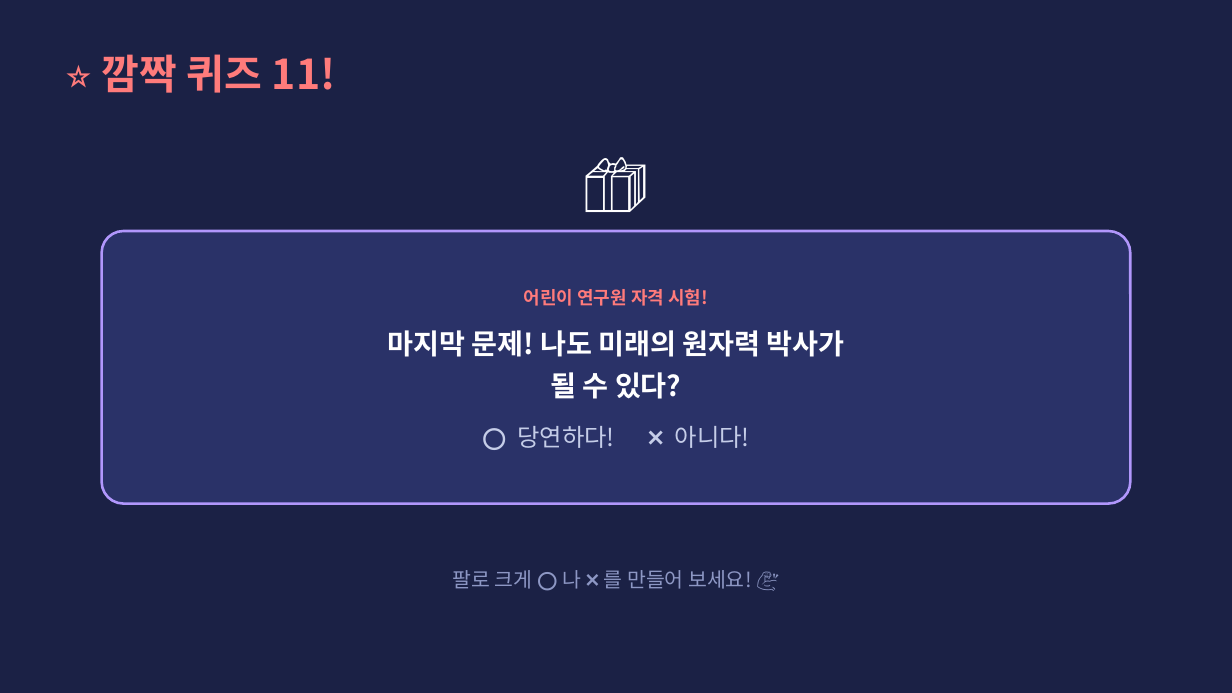
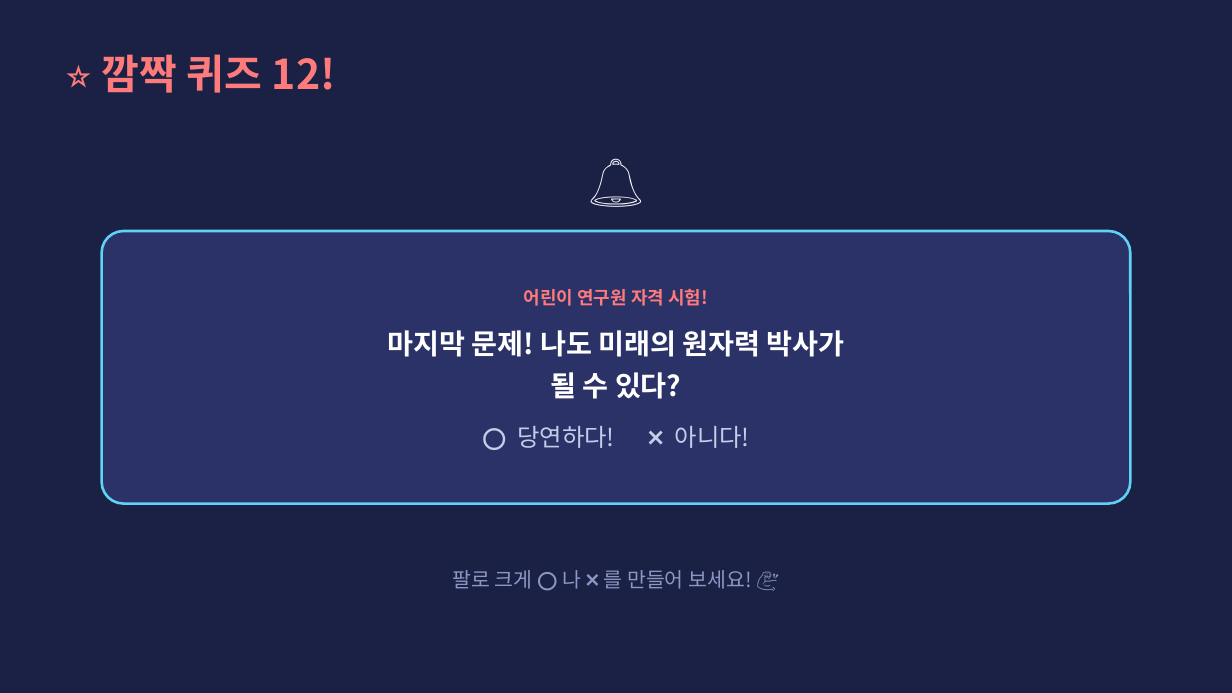
Before and after one commit to parksang-jun/ecture-materials, a slide deck: slide 52 of 강의자료/1일 어린이 연구원_초등 3-4학년용.pptx (slide 45 before the commit). Drawn at 1232x693 pixels with LibreOffice and Linux fonts; fonts in the diff are those of the drawing. Boxes give left, top, right and bottom in pixels: in the first picture for what was removed or moved away, otherwise in the second. Text is boxed around its words. In the diff, an @@ line names an element or a change of style, - is before the commit and + after.

```diff
--- a/강의자료/1일 어린이 연구원_초등 3-4학년용.pptx
+++ b/강의자료/1일 어린이 연구원_초등 3-4학년용.pptx
@@ text at bbox=[102, 54, 336, 93]: text changed @@
-⭐ 깜짝 퀴즈 11!
+⭐ 깜짝 퀴즈 12!
@@ text at bbox=[60, 116, 1172, 226]: text changed @@
-🎁
+🔔
@@ rounded rectangle "어린이 연구원 자격 시험!" at bbox=[102, 231, 1130, 504]: outline #B197FC 2 pt to #5FD3F3 2 pt @@
```
Also in this commit, not shown: 9 other slides changed, 7 slides added, 2 other files.
